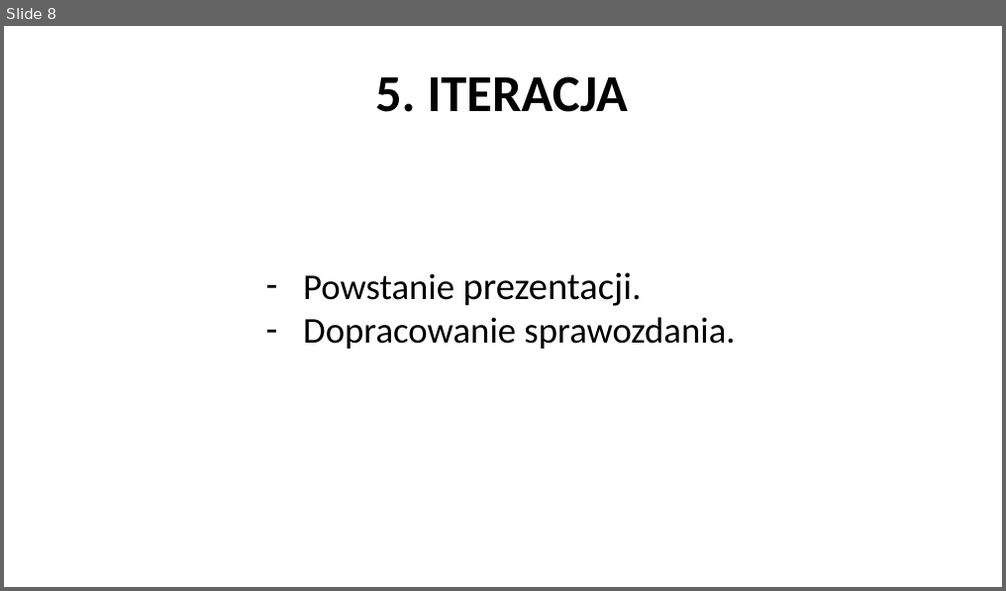
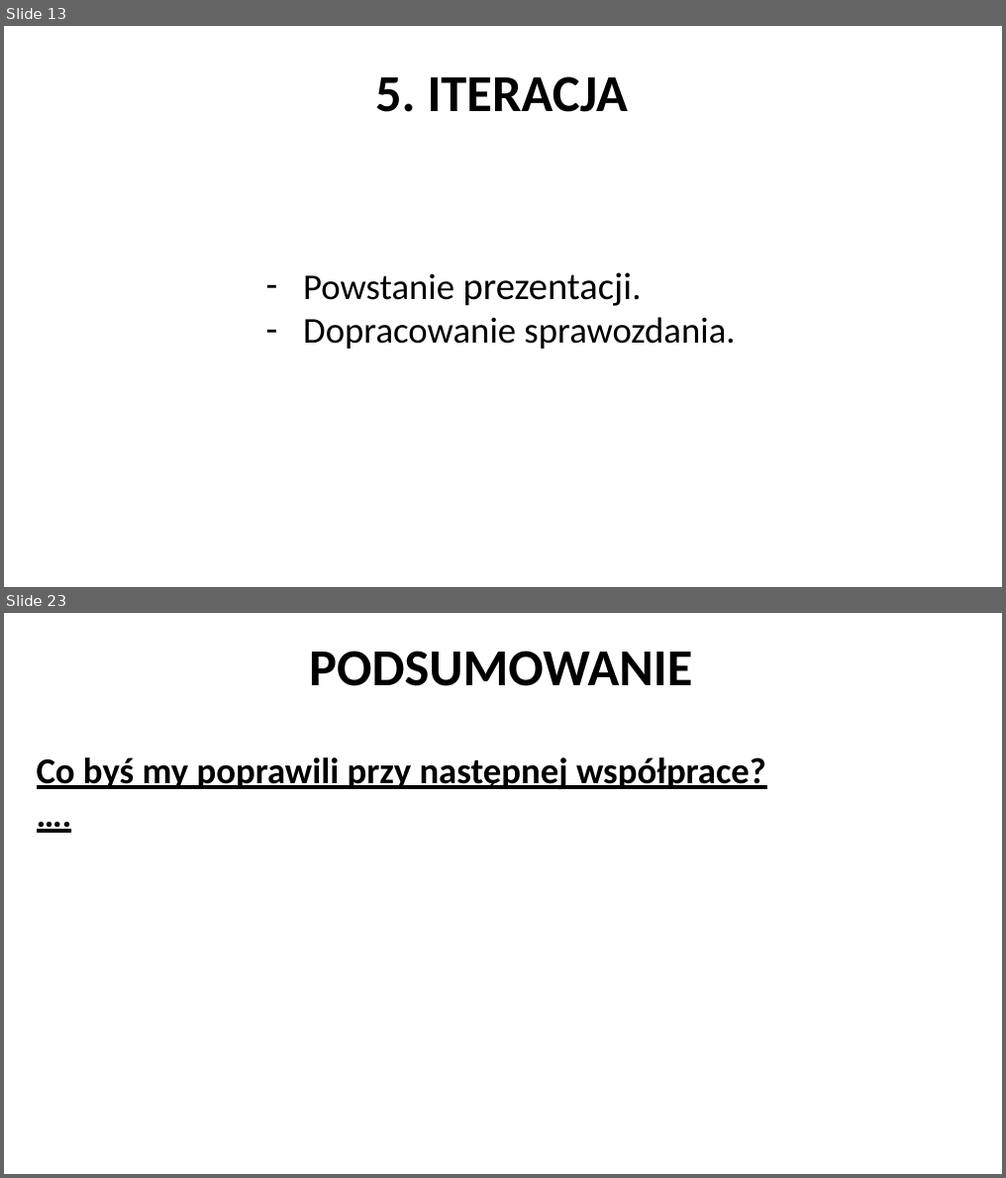
Before and after one commit to ivanprokopets/Team-Project, a slide deck: Documentation/Presentation/Presentation.pptx. Shown one above the other, each under a label of ours: slide 8 before the commit, slides 13 and 23 after it; the slides between them are not shown. The pictures are 1006x591 and 1006x1178 pixels, drawn with LibreOffice and Linux fonts; fonts in the diff are those of the drawing; background and template pictures are left out. Boxes give left, top, right and bottom in pixels: in the first picture for what was removed or moved away, otherwise in the second. Text is boxed around its words. In the diff, an @@ line names an element or a change of style, - is before the commit and + after.

```diff
--- a/Documentation/Presentation/Presentation.pptx
+++ b/Documentation/Presentation/Presentation.pptx
@@ slide 23 added at [4,613,1002,1174], background picture (left out) @@
@@ text added at [309,651,692,686], 50 pt, text #000000, bold @@
+PODSUMOWANIE
@@ text added at [37,758,766,790], 35 pt, text #000000, bold, underline @@
+Co byś my poprawili przy następnej współprace?
+….
@@ what was slide 8 is now slide 13 @@
```
Also in this commit, not shown: 1 slide changed, 15 other slides added.
